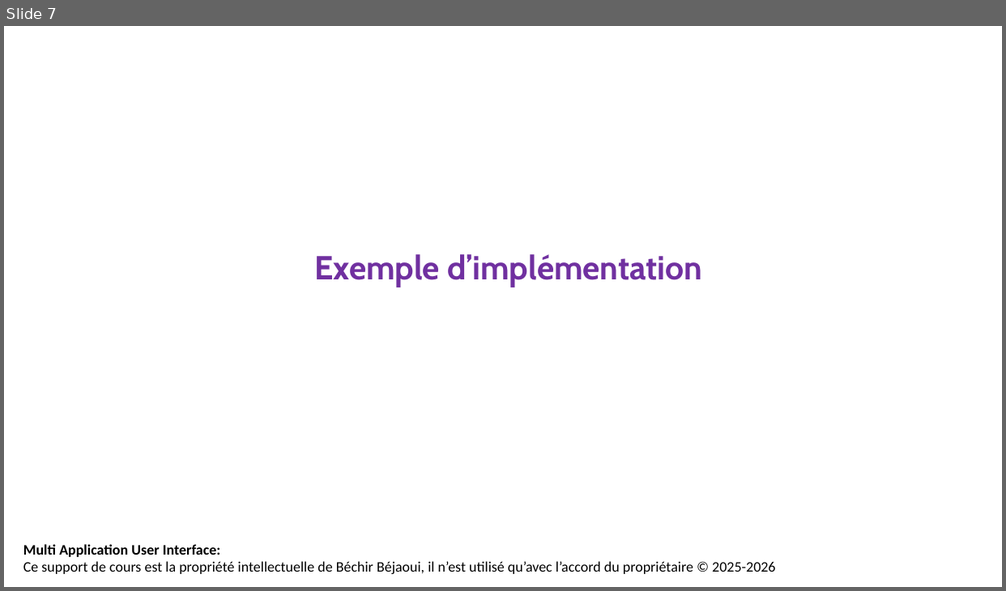
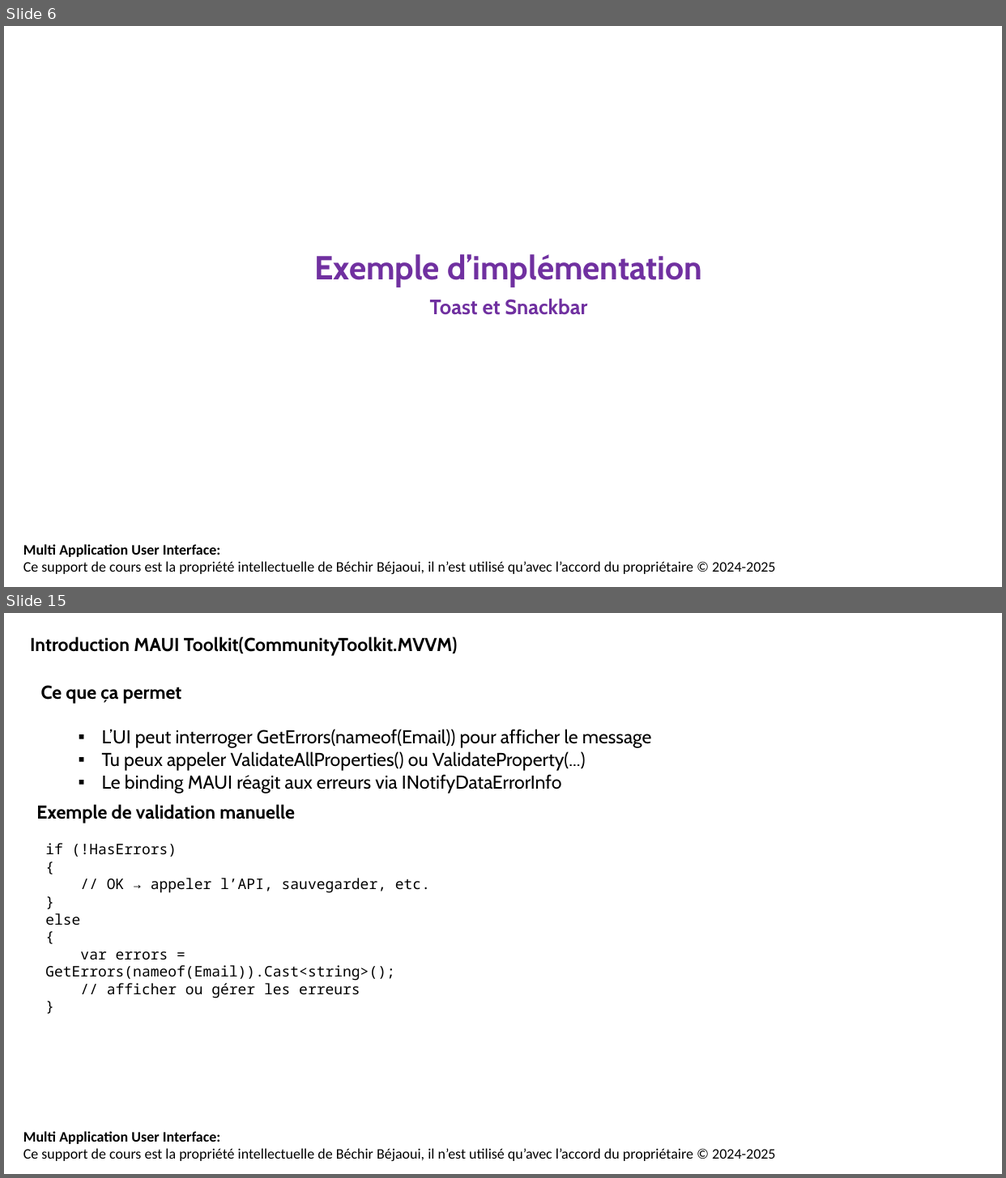
Before and after one commit to bejaouibechir/MAUI, a slide deck: 16.MAUI Toolkit.pptx. Shown one above the other, each under a label of ours: slide 7 before the commit, slides 6 and 15 after it; the slides between them are not shown. The pictures are 1006x591 and 1006x1178 pixels, drawn with LibreOffice and Linux fonts; fonts in the diff are those of the drawing; background and template pictures are left out. Boxes give left, top, right and bottom in pixels: in the first picture for what was removed or moved away, otherwise in the second. Text is boxed around its words. In the diff, an @@ line names an element or a change of style, - is before the commit and + after.

```diff
--- a/16.MAUI Toolkit.pptx
+++ b/16.MAUI Toolkit.pptx
@@ slide 15 added at [4, 613, 1002, 1174], background #FFFFFF; not listed: 1 template element that a slide beside it also shows @@
@@ text added at [30, 636, 458, 656], 18 pt, text #000000, bold @@
+Introduction MAUI Toolkit(CommunityToolkit.MVVM)
@@ text added at [41, 685, 652, 794], 18 pt, text #000000 @@
+Ce que ça permet
+  ▪ L’UI peut interroger GetErrors(nameof(Email)) pour afficher le message
+  ▪ Tu peux appeler ValidateAllProperties() ou ValidateProperty(...)
+  ▪ Le binding MAUI réagit aux erreurs via INotifyDataErrorInfo
@@ text added at [36, 804, 295, 824], 18 pt, text #000000, bold @@
+Exemple de validation manuelle
@@ text added at [45, 843, 430, 999], 14 pt, text #000000 @@
+if (!HasErrors)
+{
+// OK → appeler l’API, sauvegarder, etc.
+}
+else
+{
+var errors = GetErrors(nameof(Email)).Cast<string>();
+// afficher ou gérer les erreurs
+}
@@ what was slide 7 is now slide 6 @@
@@ slide 6 changed as well @@
@@ text at [430, 298, 587, 315]: paragraph added @@
+Toast et Snackbar
@@ text at [23, 561, 775, 574]: text changed @@
-Ce support de cours est la propriété intellectuelle de Béchir Béjaoui, il n’est utilisé qu’avec l’accord du propriétaire © 2025-2026
+Ce support de cours est la propriété intellectuelle de Béchir Béjaoui, il n’est utilisé qu’avec l’accord du propriétaire © 2024-2025
```
Also in this commit, not shown: 5 other slides changed, 10 other slides added, 6 slides removed, 2 other files.
